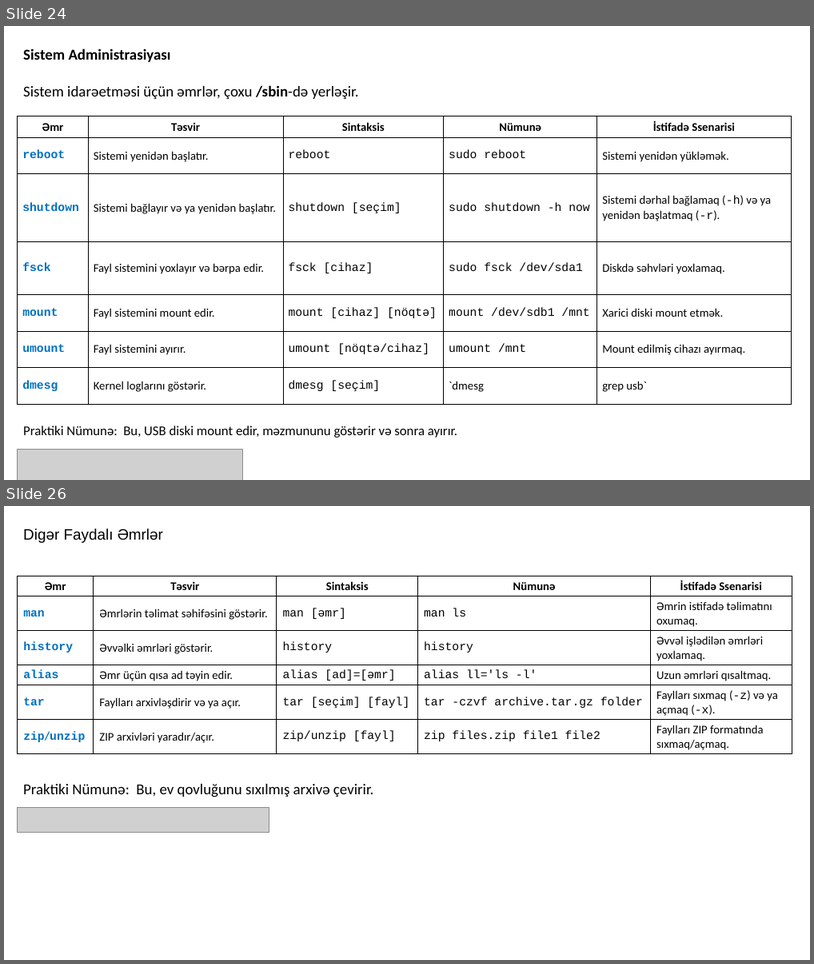
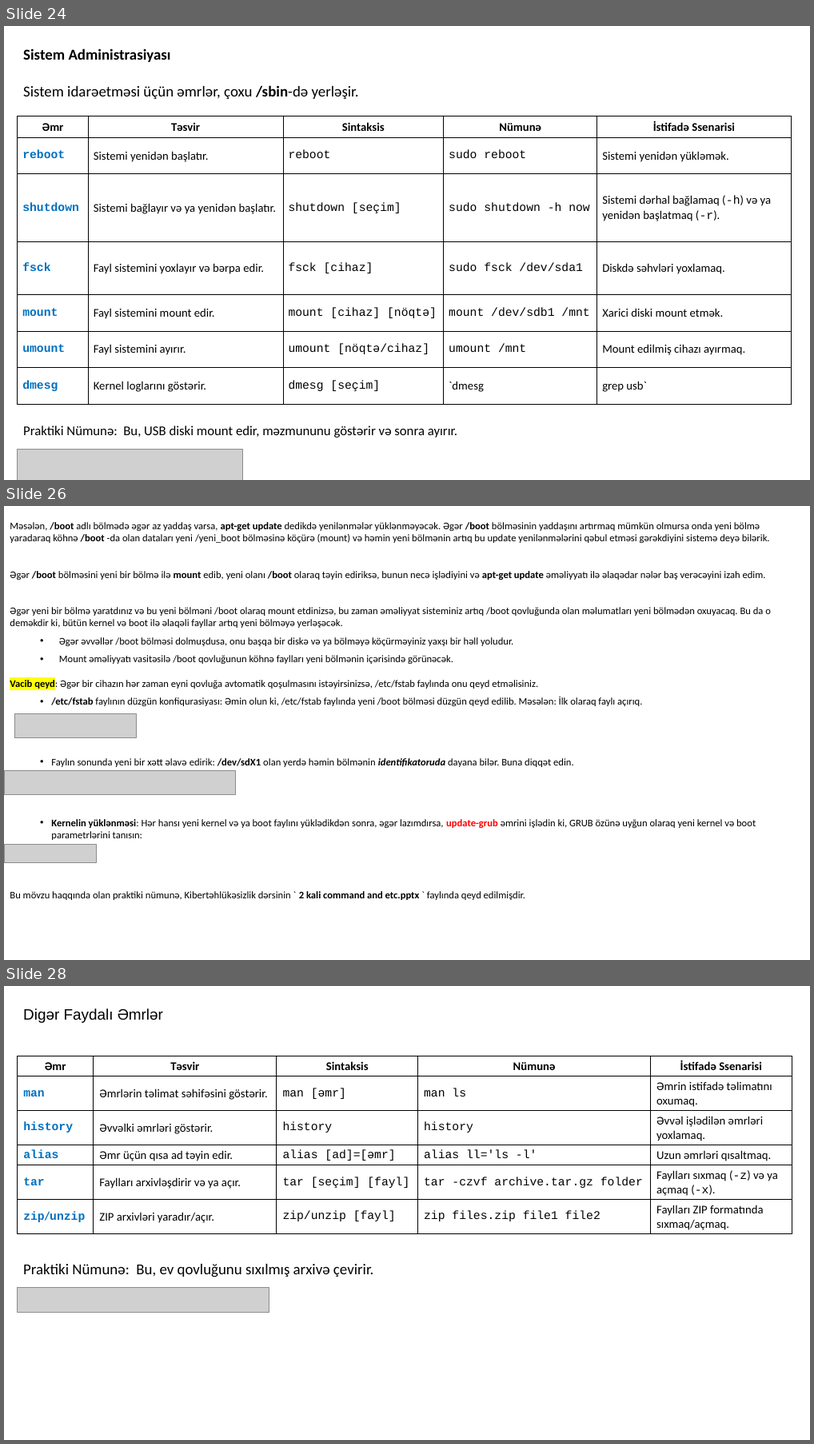
Before and after one commit to codeurient/DevOps, a slide deck: .lessons/1 operating systems/1 linux/1.pptx. Shown one above the other, each under a label of ours: slides 24 and 26 before the commit, slides 24, 26 and 28 after it; the slides between them are not shown. The pictures are 814x964 and 814x1444 pixels, drawn with LibreOffice and Linux fonts; fonts in the diff are those of the drawing; grey boxes stand for pictures. Boxes give left, top, right and bottom in pixels: in the first picture for what was removed or moved away, otherwise in the second. Text is boxed around its words. In the diff, an @@ line names an element or a change of style, - is before the commit and + after.

```diff
--- a/.lessons/1 operating systems/1 linux/1.pptx
+++ b/.lessons/1 operating systems/1 linux/1.pptx
@@ slide 26 added at <box>4,506,810,960</box>, background #FFFFFF @@
@@ text added at <box>10,522,771,900</box>, 12 pt, text #000000 @@
+Məsələn, /boot adlı bölmədə əgər az yaddaş varsa, apt-get update dedikdə yenilənmələr yüklənməyəcək. Əgər /boot bölməsinin yaddaşını artırmaq mümkün olmursa onda yeni bölmə yaradaraq köhnə /boot -da olan dataları yeni /yeni_boot bölməsinə köçürə (mount) və həmin yeni bölmənin artıq bu update yenilənmələrini qəbul etməsi gərəkdiyini sistemə deyə bilərik.
+Əgər /boot bölməsini yeni bir bölmə ilə mount edib, yeni olanı /boot olaraq təyin ediriksə, bunun necə işlədiyini və apt-get update əməliyyatı ilə əlaqədar nələr baş verəcəyini izah edim.
+Əgər yeni bir bölmə yaratdınız və bu yeni bölməni /boot olaraq mount etdinizsə, bu zaman əməliyyat sisteminiz artıq /boot qovluğunda olan məlumatları yeni bölmədən oxuyacaq. Bu da o deməkdir ki, bütün kernel və boot ilə əlaqəli fayllar artıq yeni bölməyə yerləşəcək.
+  • Əgər əvvəllər /boot bölməsi dolmuşdusa, onu başqa bir diskə və ya bölməyə köçürməyiniz yaxşı bir həll yoludur.
+  • Mount əməliyyatı vasitəsilə /boot qovluğunun köhnə faylları yeni bölmənin içərisində görünəcək.
+Vacib qeyd: Əgər bir cihazın hər zaman eyni qovluğa avtomatik qoşulmasını istəyirsinizsə, /etc/fstab faylında onu qeyd etməlisiniz.
+  • /etc/fstab faylının düzgün konfiqurasiyası: Əmin olun ki, /etc/fstab faylında yeni /boot bölməsi düzgün qeyd edilib. Məsələn: İlk olaraq faylı açırıq.
+  • Faylın sonunda yeni bir xətt əlavə edirik: /dev/sdX1 olan yerdə həmin bölmənin identifikatoruda dayana bilər. Buna diqqət edin.
+  • Kernelin yüklənməsi: Hər hansı yeni kernel və ya boot faylını yüklədikdən sonra, əgər lazımdırsa, update-grub əmrini işlədin ki, GRUB özünə uyğun olaraq yeni kernel və boot parametrlərini tanısın:
+Bu mövzu haqqında olan praktiki nümunə, Kibertəhlükəsizlik dərsinin ` 2 kali command and etc.pptx ` faylında qeyd edilmişdir.
@@ picture added at <box>14,713,136,738</box> @@
@@ picture added at <box>4,771,236,795</box> @@
@@ picture added at <box>4,844,97,862</box> @@
@@ what was slide 26 is now slide 28 @@
```
Also in this commit, not shown: 2 slides changed, 2 other slides added, 2 slides removed, 1 other file.
